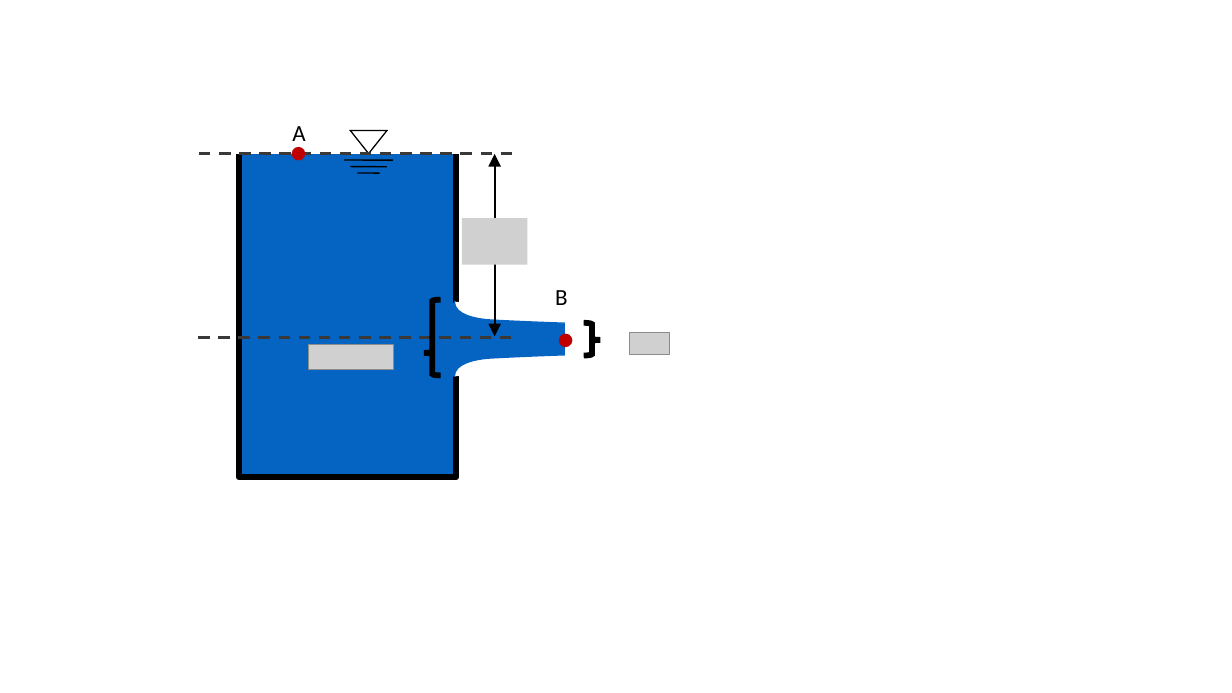
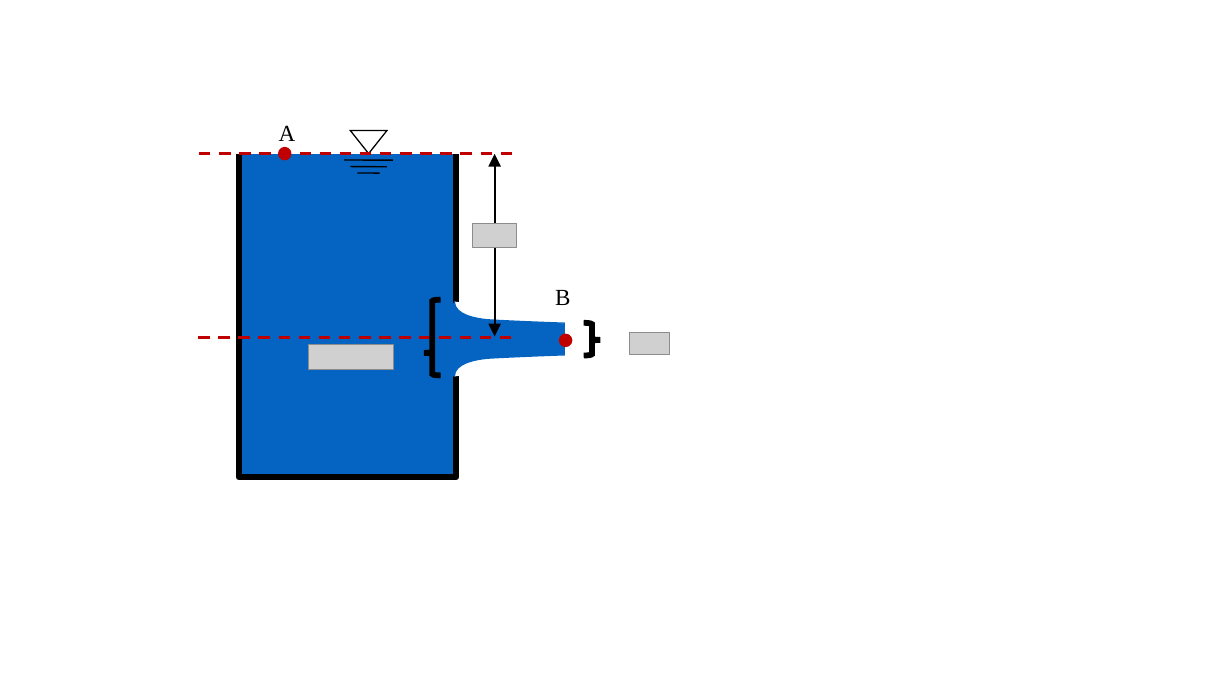
Before and after one commit to CEE-4540/python-tutorial-juandirection, a slide deck: slide 4 of AguaClara Water Treatment Plant Design/Summary Sheets/Diagrams.pptx. Drawn at 1232x693 pixels with LibreOffice and Linux fonts; fonts in the diff are those of the drawing; grey boxes stand for pictures. Boxes give left, top, right and bottom in pixels: in the first picture for what was removed or moved away, otherwise in the second. Text is boxed around its words. In the diff, an @@ line names an element or a change of style, - is before the commit and + after.

```diff
--- a/AguaClara Water Treatment Plant Design/Summary Sheets/Diagrams.pptx
+++ b/AguaClara Water Treatment Plant Design/Summary Sheets/Diagrams.pptx
@@ text "A" at [279, 125, 296, 141]: font Calibri to Times New Roman @@
@@ text "A": place and size @@
-text "A" at [292, 126, 305, 148]
+text "A" at [279, 125, 296, 141]
@@ ellipse: place and size @@
-ellipse at [292, 148, 304, 160]
+ellipse at [279, 148, 291, 160]
@@ line (199, 153) - (516, 153): stroke #3B3838 2.25 pt dashed to #C00000 2.25 pt dashed @@
@@ picture removed at [462, 218, 528, 264] @@
@@ picture added at [472, 224, 517, 248] @@
@@ text "B" at [555, 290, 570, 305]: font Calibri to Times New Roman @@
@@ line (198, 337) - (516, 337): stroke #3B3838 2.25 pt dashed to #C00000 2.25 pt dashed @@
```
Also in this commit, not shown: 4 other slides changed, 1 slide added, 9 other files.
